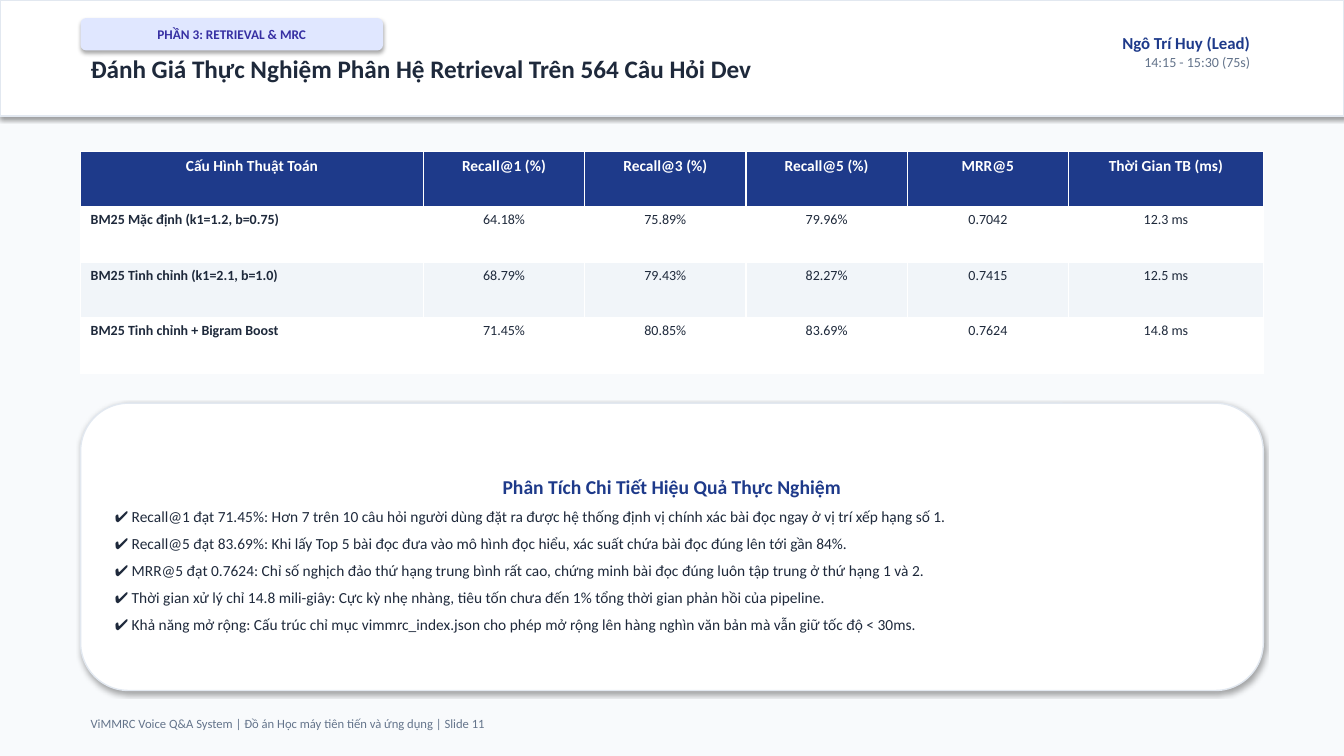
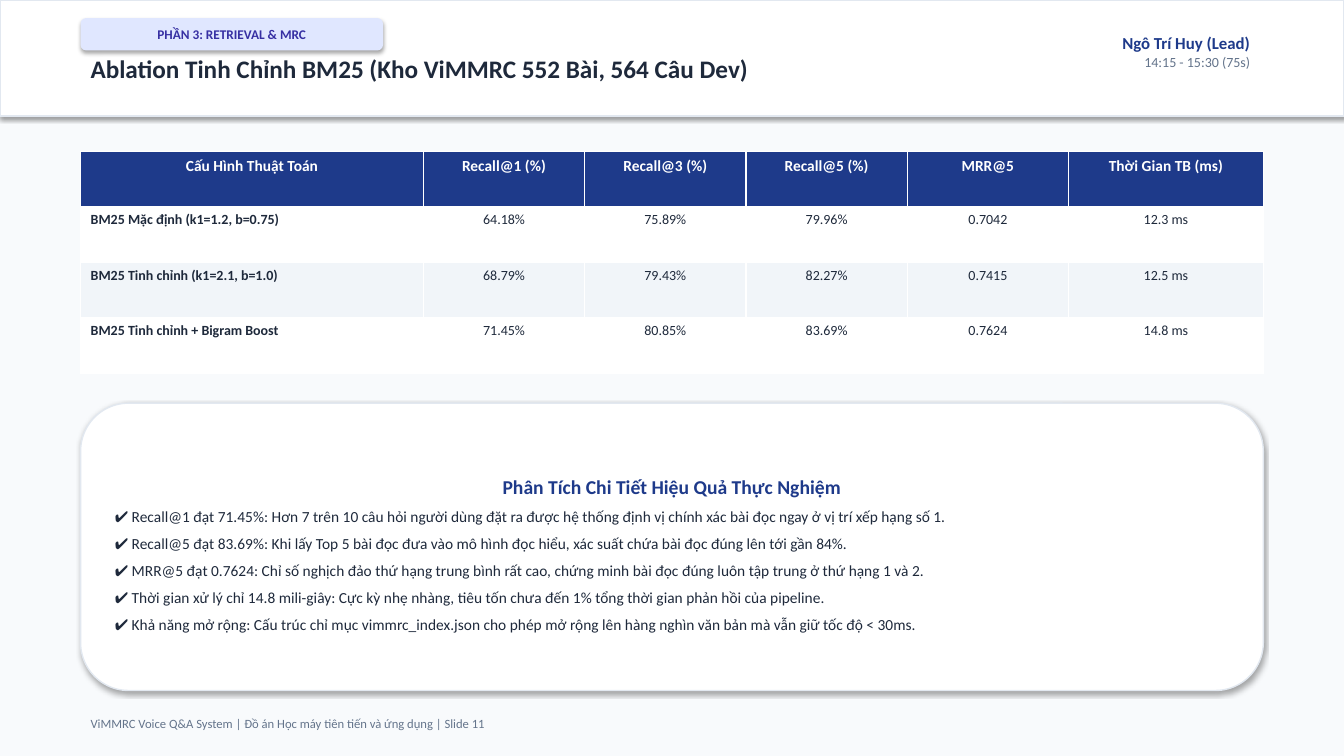
Before and after one commit to ngohuy04022000/vimmrc-qa-voice, a slide deck: slide 11 of docs/ViMMRC_Presentation_30min.pptx. Drawn at 1344x756 pixels with LibreOffice and Linux fonts; fonts in the diff are those of the drawing. Boxes give left, top, right and bottom in pixels: in the first picture for what was removed or moved away, otherwise in the second. Text is boxed around its words. In the diff, an @@ line names an element or a change of style, - is before the commit and + after.

```diff
--- a/docs/ViMMRC_Presentation_30min.pptx
+++ b/docs/ViMMRC_Presentation_30min.pptx
@@ text at <box>91,59,748,82</box>: text changed @@
-Đánh Giá Thực Nghiệm Phân Hệ Retrieval Trên 564 Câu Hỏi Dev
+Ablation Tinh Chỉnh BM25 (Kho ViMMRC 552 Bài, 564 Câu Dev)
```
Also in this commit, not shown: 9 other slides changed, 14 other files.
